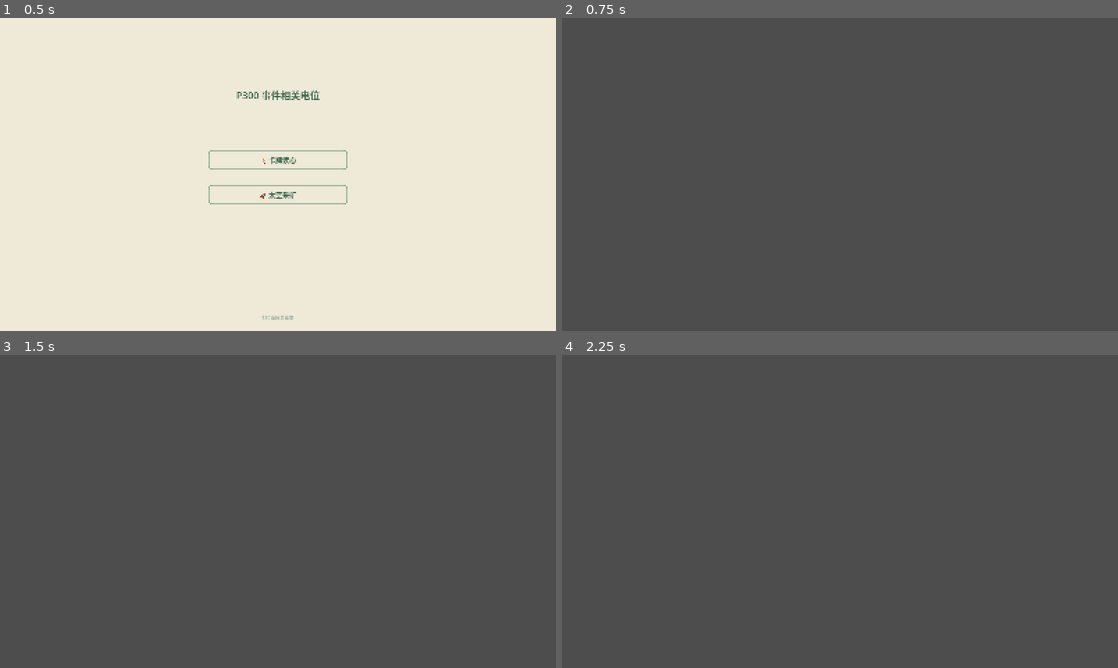
Above: before the commit, frames 1-4 (two rows, left to right).
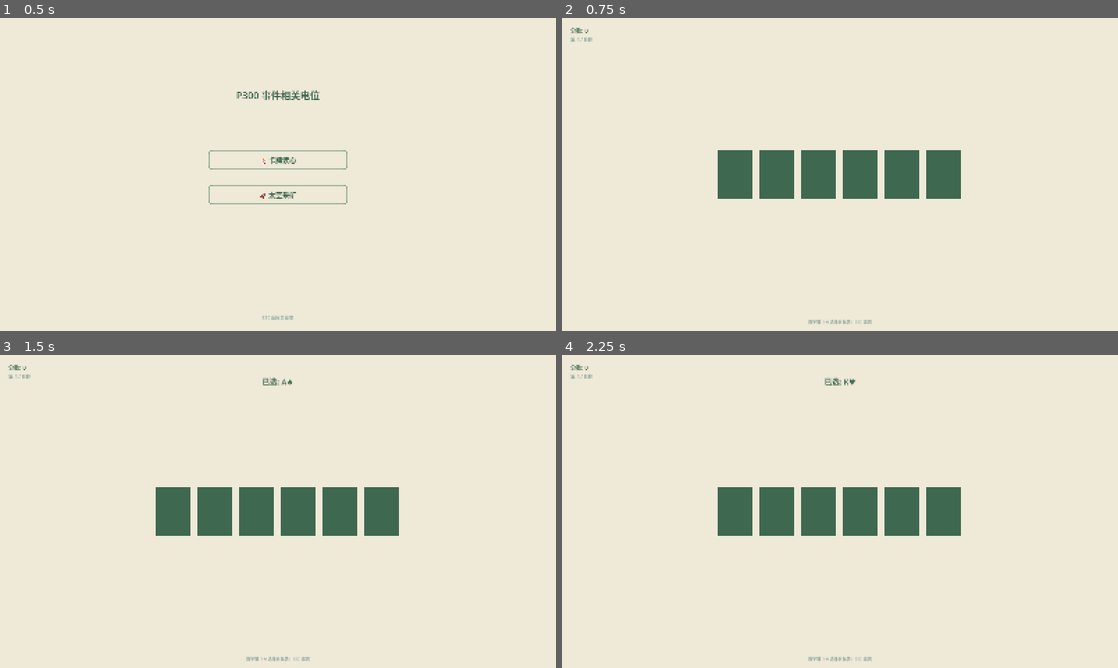
Above: after the commit, the same moments.

Repository: sssd903-tju/MetaBCI_Game
Game: Godot game, scene res://scenes/p300/P300Hub.tscn
Same seed, same stepped clock (60 frames per second), same inputs: the game is played once before the commit and once after it. This scene is started directly instead of the project's main scene.
Inputs:
- Up to frame 1 (0.5 s): no input
- Up to frame 2 (0.75 s): click "🃏 卡牌读心" at 0.5 s
- Up to frame 3 (1.5 s): tap Enter (ui_accept) at 1.25 s; hold Right from 1.28 s (still down); tap 1 at 1.35 s
- Up to frame 4 (2.25 s): tap Enter (ui_accept) at 1.52, 2 s; release Right at 2.03 s; hold Down (ui_down) from 2.03 s (still down); tap 2 at 2.1 s

Frame 1 is identical in both runs. In frame 2, 100% of the frame differs, in the area x 0-100%, y 0-100%; in frame 3, 100%; in frame 4, 100%.
Error before the commit: Parse Error: Cannot infer the type of "sym" variable because the value doesn't have a set type. (res://scripts/paradigms/p300/mind_card_paradigm.gd:92)

Commit message:
fix: sym 类型推断 + :String

Diff:
--- a/scripts/paradigms/p300/mind_card_paradigm.gd
+++ b/scripts/paradigms/p300/mind_card_paradigm.gd
@@ -89,7 +89,7 @@
 
 
 func _on_reveal(idx: int) -> void:
-	var sym := CardGrid.SYMBOLS[idx]
+	var sym: String = CardGrid.SYMBOLS[idx]
 	_grid.reveal_all()
 	var correct := (idx == _target_idx)
 	_last_correct = correct
Not shown: 1 places in scenes/p300/CardGame.tscn that only renumber resources
Not shown: 1 places in scenes/p300/P300Hub.tscn that only renumber resources
Not shown: 1 places in scenes/p300/SpaceMiner.tscn that only renumber resources
